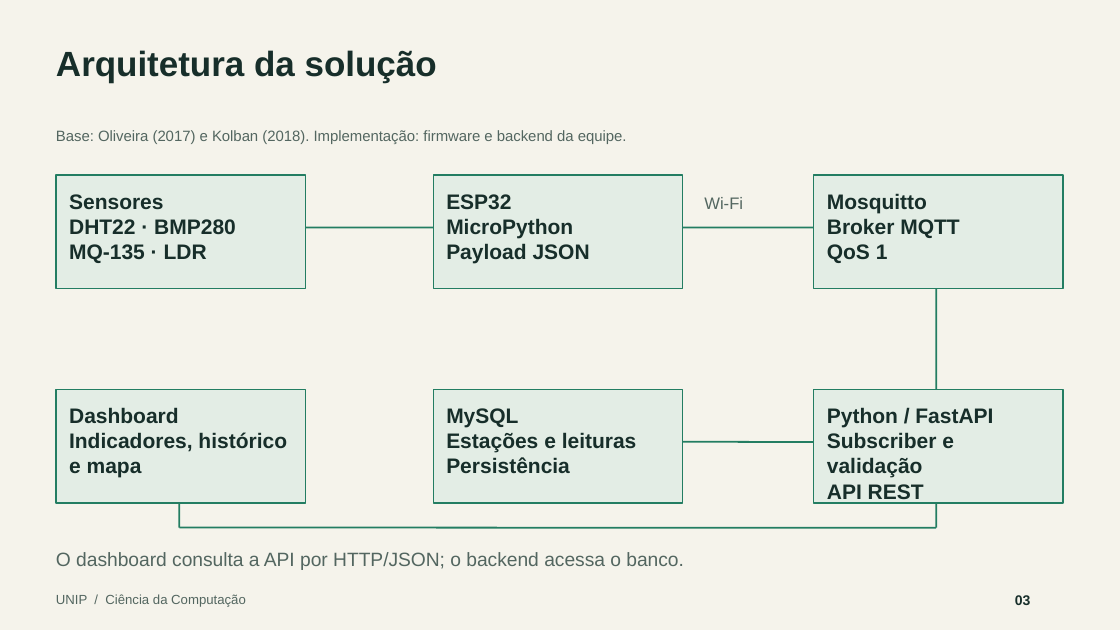
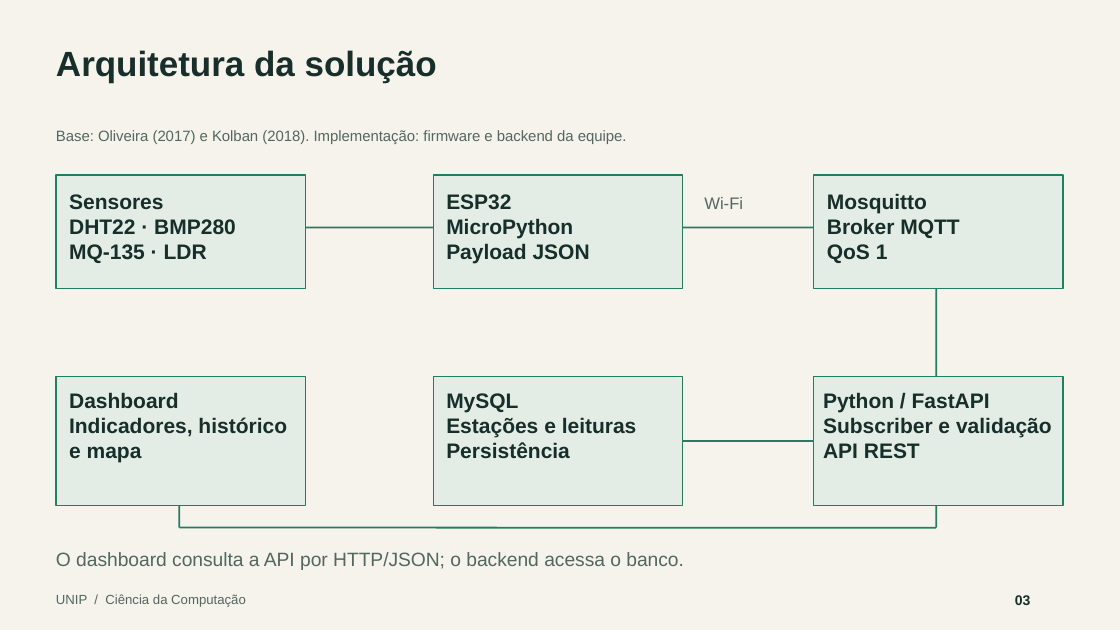
Before and after one commit to ChicooGuk/estacao-meteorologica, a slide deck: slide 3 of docs/apresentacao/apresentacao.pptx. Drawn at 1120x630 pixels with LibreOffice and Linux fonts; fonts in the diff are those of the drawing. Boxes give left, top, right and bottom in pixels: in the first picture for what was removed or moved away, otherwise in the second. Text is boxed around its words. In the diff, an @@ line names an element or a change of style, - is before the commit and + after.

```diff
--- a/docs/apresentacao/apresentacao.pptx
+++ b/docs/apresentacao/apresentacao.pptx
@@ line moved from (937, 289) - (937, 390) to (937, 289) - (937, 376) @@
@@ rectangle: place and size @@
-rectangle at [56, 390, 306, 503]
+rectangle at [56, 376, 306, 505]
@@ text "Dashboard": place and size @@
-text "Dashboard" at [69, 407, 287, 478]
+text "Dashboard" at [69, 392, 287, 463]
@@ rectangle: place and size @@
-rectangle at [434, 390, 683, 503]
+rectangle at [434, 376, 683, 505]
@@ text "MySQL": place and size @@
-text "MySQL" at [446, 408, 637, 473]
+text "MySQL" at [446, 393, 637, 458]
@@ rectangle: place and size @@
-rectangle at [814, 390, 1064, 503]
+rectangle at [814, 376, 1064, 505]
@@ text "Python / FastAPI" rewrapped from [827, 407, 993, 503] to [823, 392, 1052, 458] @@
```
Also in this commit, not shown: 4 other slides changed, 1 other file.
